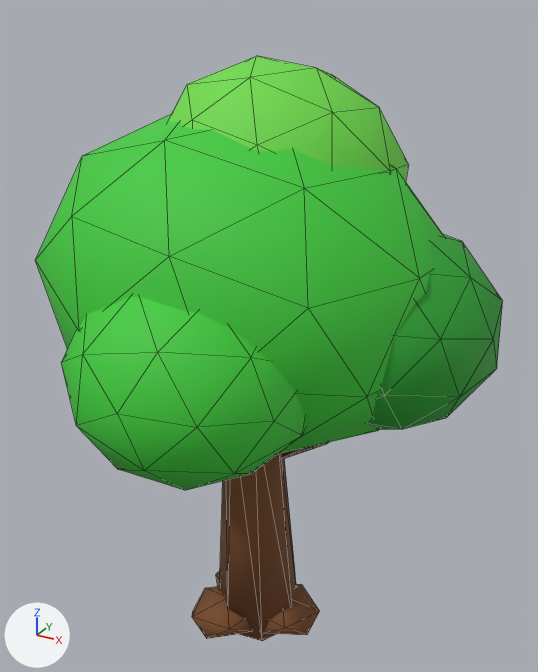
A saved change to the glTF model 99nights/models/art/oak.glb.
Both versions are drawn from a 50 mm lens placed at (1.97, -3.25, 3.78), pointed at (0.09, 0.17, 2.07). The axes (+X, +Y, +Z) are drawn at lower left. The lights are the same throughout. The first picture is the older version. Mesh edges are drawn as thin lines.

Script lines for the objects in view, before the commit:
```python
ob_oak_branch = bpy.data.objects.new('oak_branch', me_oak_branch)
ob_oak_branch.location = (0.0, 0.0, 0.0)
ob_oak_crown0 = bpy.data.objects.new('oak_crown0', me_oak_crown0)
ob_oak_crown0.location = (0.0, 0.0, 0.0)
ob_oak_crown1 = bpy.data.objects.new('oak_crown1', me_oak_crown1)
ob_oak_crown1.location = (0.0, 0.0, 0.0)
ob_oak_crown3 = bpy.data.objects.new('oak_crown3', me_oak_crown3)
ob_oak_crown3.location = (0.0, 0.0, 0.0)
ob_oak_crown4 = bpy.data.objects.new('oak_crown4', me_oak_crown4)
ob_oak_crown4.location = (0.0, 0.0, 0.0)
ob_oak_root0 = bpy.data.objects.new('oak_root0', me_oak_root0)
ob_oak_root0.location = (0.0, 0.0, 0.0)
ob_oak_root2 = bpy.data.objects.new('oak_root2', me_oak_root2)
ob_oak_root2.location = (0.0, 0.0, 0.0)
ob_oak_trunk = bpy.data.objects.new('oak_trunk', me_oak_trunk)
ob_oak_trunk.location = (0.0, 0.0, 0.0)
```
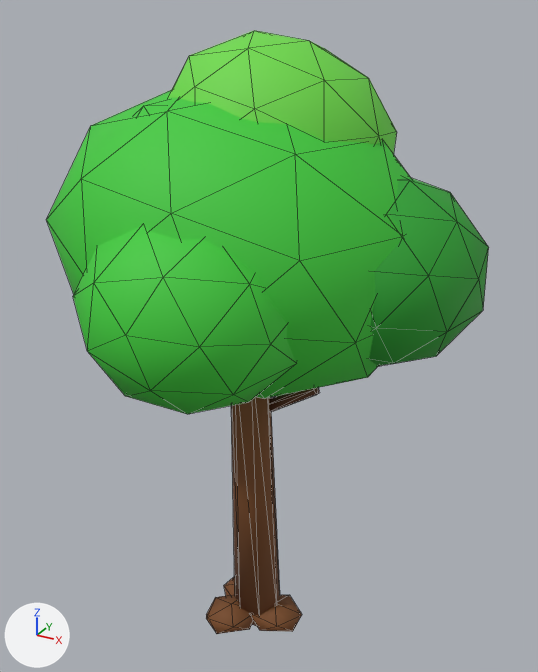
Diff of the bpy script that builds the scene:
```diff
--- a/99nights/models/art/oak.glb.py
+++ b/99nights/models/art/oak.glb.py
@@ me_oak_trunk @@
-me_oak_trunk.from_pydata(...)  # 14 vertices, 24 faces; spans x -0.25..0.29, y -0.09..0.45, z 0.0..1.72
+me_oak_trunk.from_pydata(...)  # 14 vertices, 24 faces; spans x -0.14..0.17, y -0.05..0.32, z 0.02..2.08
+# me_oak_trunk part 1: 14 of 14 vertices moved; they spanned x -0.25..0.29, y -0.09..0.45, z 0.0..1.72 and now span x -0.14..0.17, y -0.05..0.32, z 0.02..2.08; mean shift (0.0, -0.02, 0.18)
 me_oak_trunk.materials.append(mat_m_bark)
@@ me_oak_root0 @@
-me_oak_root0.from_pydata(...)  # 12 vertices, 20 faces; spans x -0.059..0.442, y -0.053..0.382, z 0.0..0.211
+me_oak_root0.from_pydata(...)  # 12 vertices, 20 faces; spans x -0.029..0.335, y -0.023..0.294, z 0.0..0.154
+# me_oak_root0 part 2: the whole mesh is scaled about its middle by 0.727, then moved by (-0.039, -0.029, -0.029)
 me_oak_root0.materials.append(mat_m_bark)
@@ me_oak_root2 @@
-me_oak_root2.from_pydata(...)  # 12 vertices, 20 faces; spans x -0.343..0.103, y -0.261..0.224, z 0.0..0.211
+me_oak_root2.from_pydata(...)  # 12 vertices, 20 faces; spans x -0.258..0.066, y -0.183..0.169, z 0.0..0.154
+# me_oak_root2 part 3: the whole mesh is scaled about its middle by 0.727, then moved by (0.024, 0.012, -0.029)
 me_oak_root2.materials.append(mat_m_bark)
@@ me_oak_branch @@
-me_oak_branch.from_pydata(...)  # 10 vertices, 16 faces; spans x 0.024..0.474, y 0.125..0.219, z 1.205..1.514
+me_oak_branch.from_pydata(...)  # 10 vertices, 16 faces; spans x 0.013..0.409, y 0.109..0.195, z 1.555..1.83
+# me_oak_branch part 4: the 1 vertex in x 0.069, y 0.135, z 1.212 is moved by (-0.016, -0.016, 0.35)
+# me_oak_branch part 5: the 1 vertex in x 0.04, y 0.125, z 1.262 is moved by (-0.013, -0.015, 0.345)
+# me_oak_branch part 6: the 1 vertex in x 0.024, y 0.176, z 1.285 is moved by (-0.011, -0.02, 0.342)
+# other edits to the shape of me_oak_branch do not show in these pictures
 me_oak_branch.materials.append(mat_m_barkdark)
@@ me_oak_crown0 @@
-me_oak_crown0.from_pydata(...)  # 42 vertices, 80 faces; spans x -1.11..1.1, y -0.91..1.17, z 1.51..3.32
+me_oak_crown0.from_pydata(...)  # 42 vertices, 80 faces; spans x -1.01..1.01, y -0.86..1.07, z 1.85..3.44
+# me_oak_crown0 part 7: the whole mesh is multiplied about its middle by the matrix ((0.913, -0.006, -0.011), (-0.006, 0.93, 0.005), (-0.011, 0.005, 0.873)), then moved by (0.0, -0.02, 0.23)
 me_oak_crown0.materials.append(mat_m_leafa)
@@ me_oak_crown1 @@
-me_oak_crown1.from_pydata(...)  # 42 vertices, 80 faces; spans x 0.112..1.319, y -0.373..0.95, z 1.698..2.774
+me_oak_crown1.from_pydata(...)  # 42 vertices, 80 faces; spans x 0.131..1.221, y -0.355..0.85, z 2.065..3.028
+# me_oak_crown1 part 8: the whole mesh is multiplied about its middle by the matrix ((0.904, 0.004, -0.003), (0.004, 0.91, 0.0), (-0.003, 0.0, 0.894)), then moved by (-0.039, -0.041, 0.311)
 me_oak_crown1.materials.append(mat_m_leafb)
@@ me_oak_crown3 @@
-me_oak_crown3.from_pydata(...)  # 42 vertices, 80 faces; spans x -0.48..0.671, y -1.17..0.027, z 1.648..2.703
+me_oak_crown3.from_pydata(...)  # 42 vertices, 80 faces; spans x -0.426..0.618, y -1.074..0.009, z 2.014..2.98
+# me_oak_crown3 part 9: the whole mesh is multiplied about its middle by the matrix ((0.904, 0.002, 0.009), (0.002, 0.905, -0.007), (0.009, -0.007, 0.917)), then moved by (0.001, 0.039, 0.321)
 me_oak_crown3.materials.append(mat_m_leafa)
@@ me_oak_crown4 @@
-me_oak_crown4.from_pydata(...)  # 42 vertices, 80 faces; spans x -0.569..0.72, y -0.32..0.977, z 2.378..3.553
+me_oak_crown4.from_pydata(...)  # 42 vertices, 80 faces; spans x -0.51..0.662, y -0.302..0.877, z 2.618..3.675
+# me_oak_crown4 part 10: the whole mesh is multiplied about its middle by the matrix ((0.911, 0.003, -0.005), (0.003, 0.908, -0.001), (-0.005, -0.001, 0.898)), then moved by (0.001, -0.041, 0.181)
 me_oak_crown4.materials.append(mat_m_leafc)
@@ me_oak_crown5 @@
-me_oak_crown5.from_pydata(...)  # 42 vertices, 80 faces; spans x -0.708..0.299, y -0.569..0.426, z 2.233..3.198
+me_oak_crown5.from_pydata(...)  # 42 vertices, 80 faces; spans x -0.644..0.276, y -0.528..0.383, z 2.506..3.388
+# me_oak_crown5 part 11: the whole mesh is multiplied about its middle by the matrix ((0.915, -0.005, 0.002), (-0.005, 0.915, 0.002), (0.002, 0.002, 0.915)), then moved by (0.021, -0.001, 0.231)
 me_oak_crown5.materials.append(mat_m_leafa)
```

What differs and where, as boxes (x1, y1, x2, y2) in the pictures (538 x 672 px; the box of a moved part takes in the faces that stretch with it):
'oak_crown0', reshaped (11% narrower, 9% shorter): before (35, 114, 445, 454); after (47, 90, 412, 399)
'oak_crown3', reshaped (9% narrower): before (61, 297, 305, 490); after (73, 226, 296, 414)
'oak_crown1', reshaped (12% narrower): before (367, 234, 503, 430); after (369, 177, 489, 366)
'oak_crown4', reshaped: before (168, 56, 408, 181); after (168, 30, 397, 154)
'oak_trunk', reshaped (36% narrower, 22% taller): before (219, 453, 296, 641); after (231, 397, 280, 626)
'oak_root2', moved, rescaled: before (192, 586, 252, 639); after (206, 595, 254, 634)
'oak_root0', moved, rescaled: before (264, 585, 320, 635); after (252, 595, 302, 632)
'oak_branch', reshaped (mostly hidden before): before (281, 442, 329, 459); after (270, 388, 319, 412)
'oak_crown5', reshaped (not visible before): after (134, 99, 168, 116)
part 4 of me_oak_branch, moved or reshaped (mostly hidden): before (281, 443, 327, 459); after (270, 390, 317, 412)
part 5 of me_oak_branch, moved or reshaped (mostly hidden): before (281, 448, 303, 458); after (270, 389, 314, 411)
part 6 of me_oak_branch, moved or reshaped (not visible before): after (270, 392, 296, 403)
